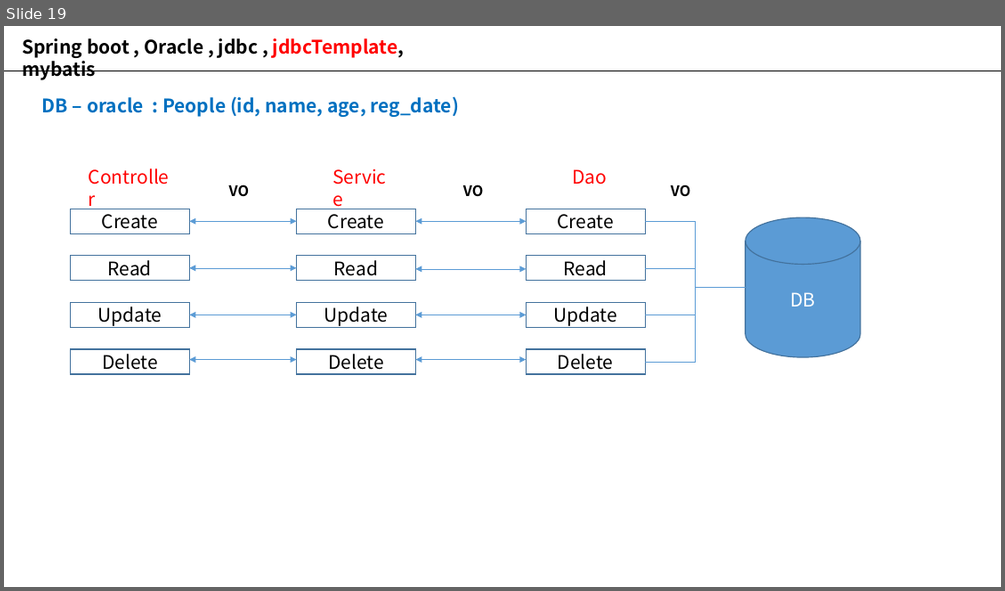
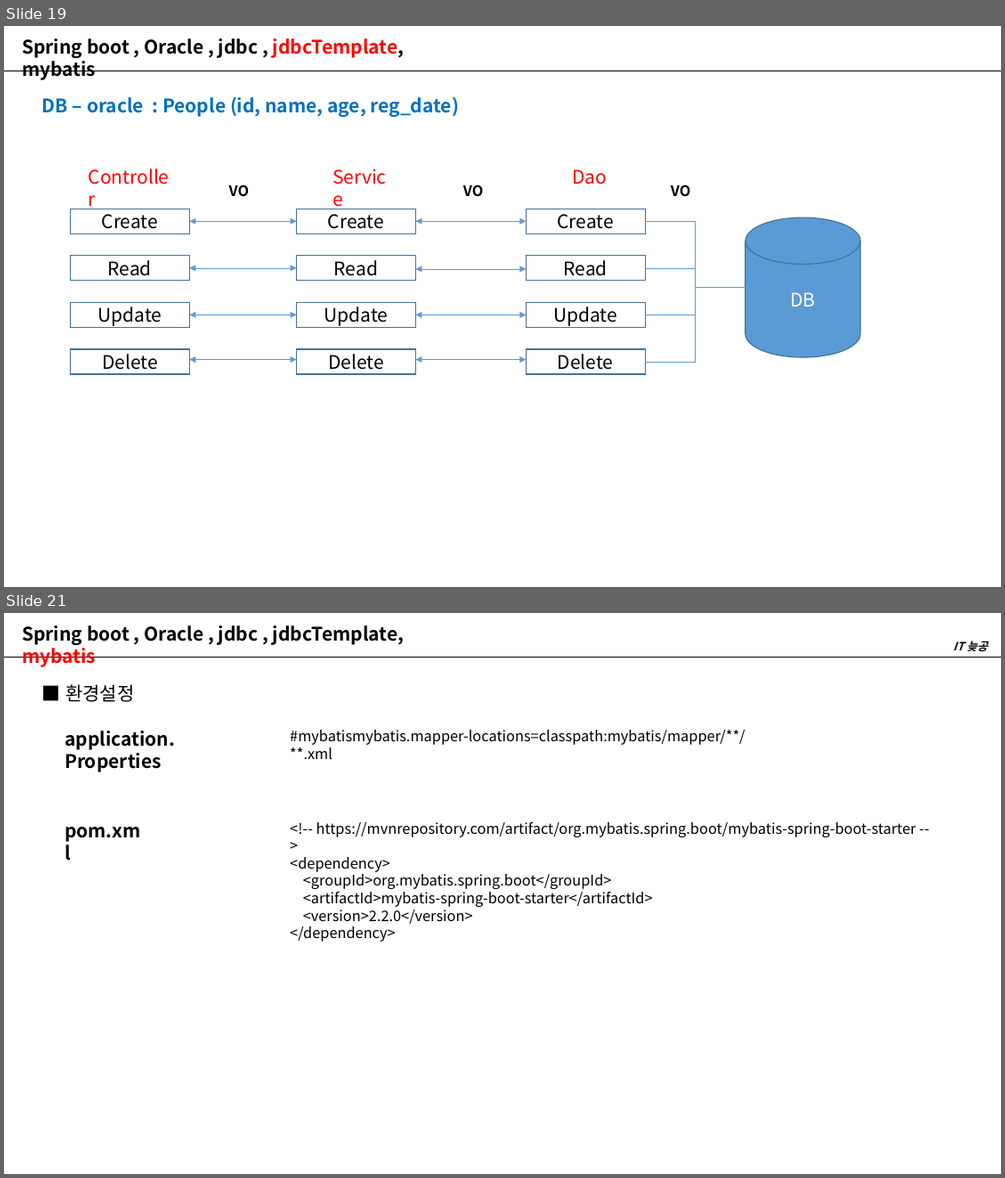
Before and after one commit to dhkim-githup/YouTube, a slide deck: newwork/Model2_Spring.pptx. Shown one above the other, each under a label of ours: slide 19 before the commit, slides 19 and 21 after it; the slides between them are not shown. The pictures are 1005x591 and 1005x1178 pixels, drawn with LibreOffice and Linux fonts; fonts in the diff are those of the drawing. Boxes give left, top, right and bottom in pixels: in the first picture for what was removed or moved away, otherwise in the second. Text is boxed around its words. In the diff, an @@ line names an element or a change of style, - is before the commit and + after.

```diff
--- a/newwork/Model2_Spring.pptx
+++ b/newwork/Model2_Spring.pptx
@@ slide 21 added at bbox=[4, 613, 1001, 1174], background #FFFFFF @@
@@ text added at bbox=[22, 625, 404, 667], 18 pt, text #000000, bold @@
+Spring boot , Oracle , jdbc , jdbcTemplate, mybatis
@@ line added from (4, 657) to (1001, 657), #000000 0.5 pt @@
@@ text added at bbox=[953, 641, 987, 651], 11 pt, text #000000, bold, italic @@
+IT 늦공
@@ text added at bbox=[65, 684, 134, 702], 18 pt, text #000000 @@
+■ 환경설정
@@ text added at bbox=[65, 730, 175, 772], 18 pt, text #000000, bold @@
+application. Properties
@@ text added at bbox=[290, 730, 744, 760], 14 pt, text #000000 @@
+#mybatismybatis.mapper-locations=classpath:mybatis/mapper/**/**.xml
@@ text added at bbox=[290, 822, 916, 941], 14 pt, text #000000 @@
+<!-- https://mvnrepository.com/artifact/org.mybatis.spring.boot/mybatis-spring-boot-starter -->
+<dependency>
+<groupId>org.mybatis.spring.boot</groupId>
+<artifactId>mybatis-spring-boot-starter</artifactId>
+<version>2.2.0</version>
+</dependency>
@@ text added at bbox=[65, 827, 141, 842], 18 pt, text #000000, bold @@
+pom.xml
```
Also in this commit, not shown: 1 slide changed, 4 other slides added, 1 other file.
